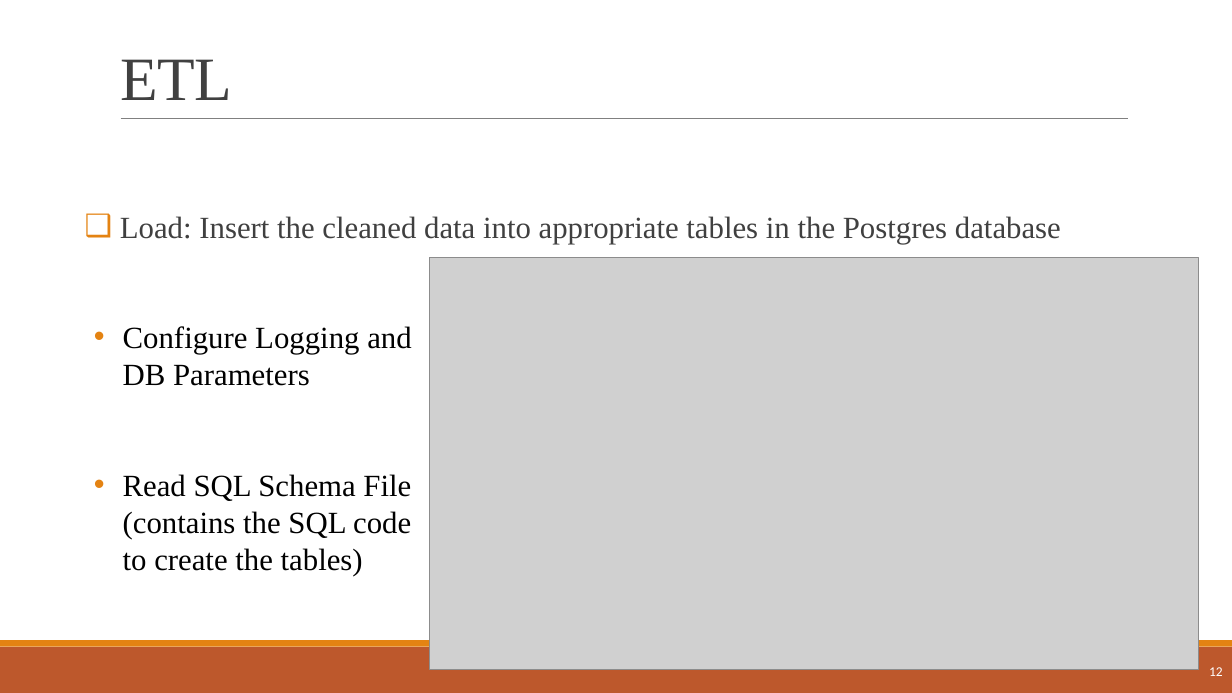
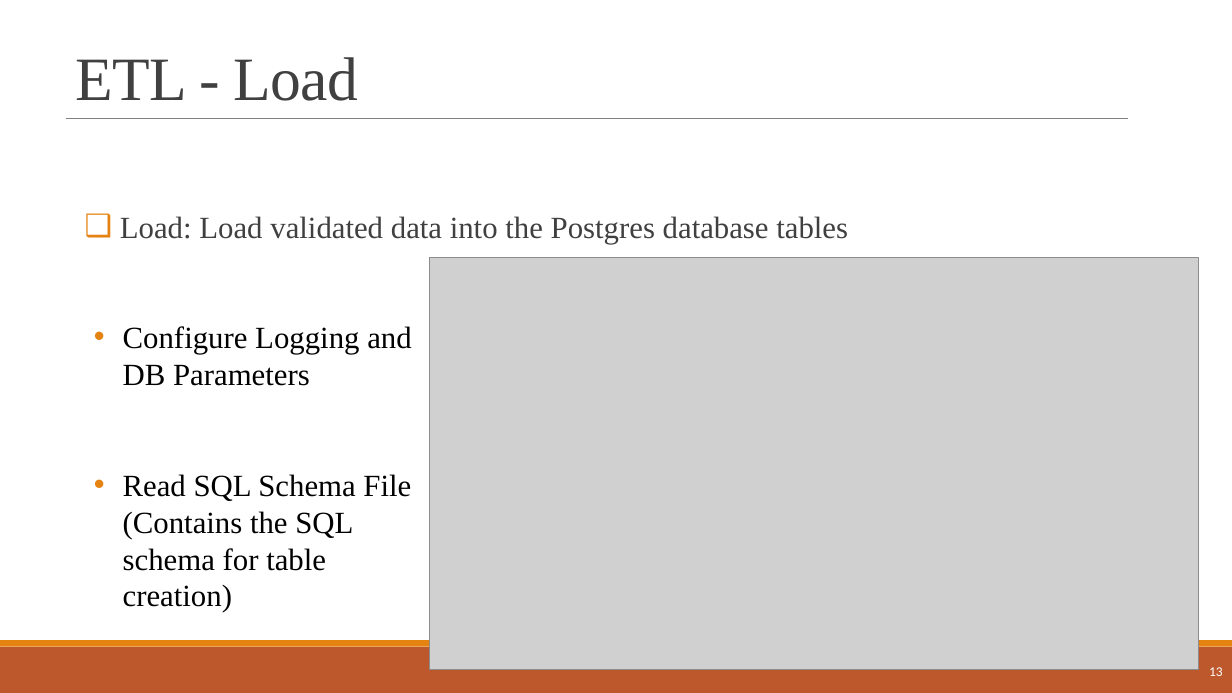
Before and after one commit to najeh-halawani/NBA-Data-Warehouse, a slide deck: slide 13 of presentation_Data_Management.pptx (slide 12 before the commit). Drawn at 1232x693 pixels with LibreOffice and Linux fonts; fonts in the diff are those of the drawing; grey boxes stand for pictures. Boxes give left, top, right and bottom in pixels: in the first picture for what was removed or moved away, otherwise in the second. Text is boxed around its words. In the diff, an @@ line names an element or a change of style, - is before the commit and + after.

```diff
--- a/presentation_Data_Management.pptx
+++ b/presentation_Data_Management.pptx
@@ title at bbox=[76, 57, 359, 101]: text changed @@
-ETL
+ETL - Load
@@ line added from (122, 118) to (67, 118), #7F7F7F 0.5 pt @@
@@ text at bbox=[120, 216, 848, 244]: text changed @@
-❑ Load: Insert the cleaned data into appropriate tables in the Postgres database
+❑ Load: Load validated data into the Postgres database tables
@@ text at bbox=[123, 474, 411, 612]: text changed @@
-• Read SQL Schema File (contains the SQL code to create the tables)
+• Read SQL Schema File (Contains the SQL schema for table creation)
```
Also in this commit, not shown: 15 other slides changed, 9 slides added, 1 slide removed, 4 other files.
